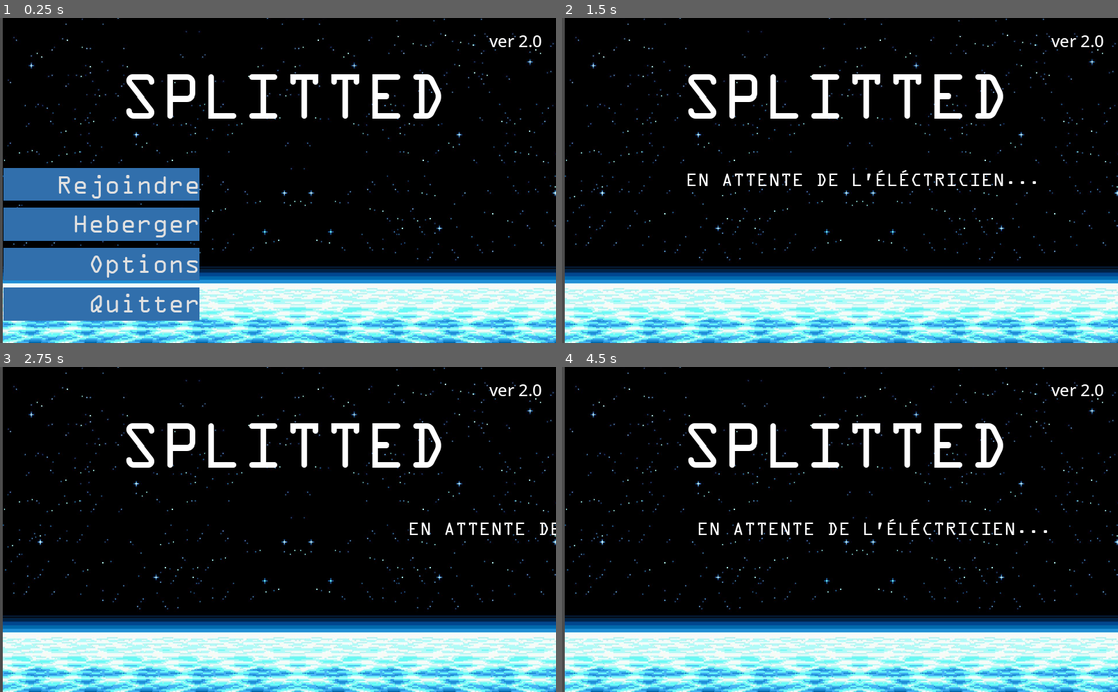
Above: before the commit, frames 1-4 (two rows, left to right).
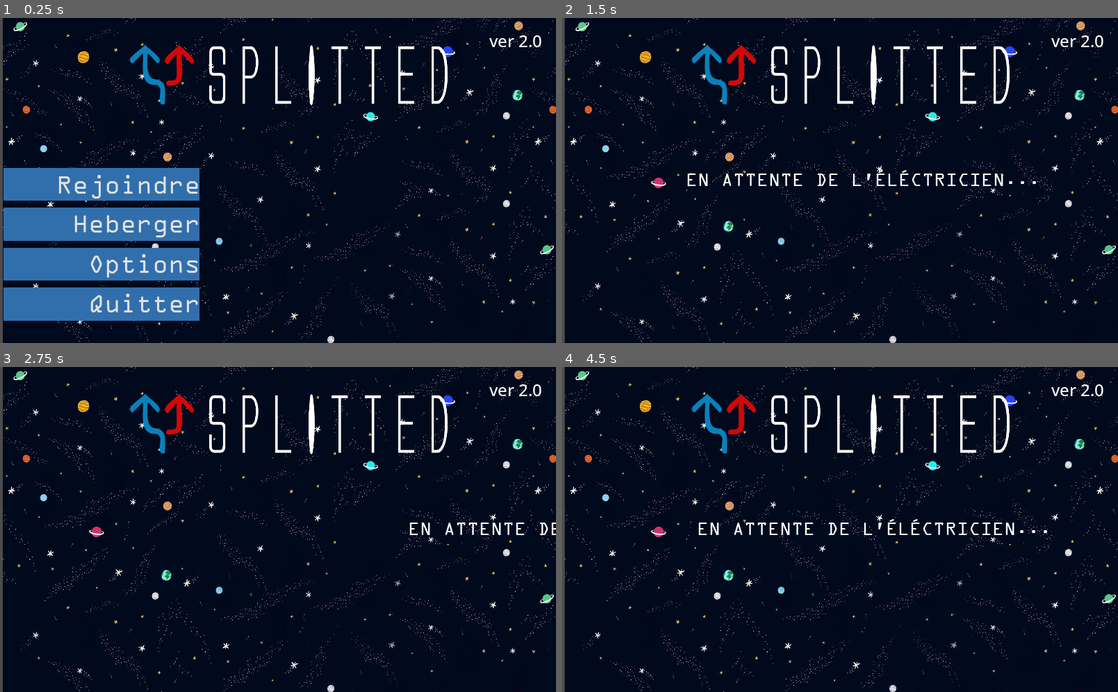
Above: after the commit, the same moments.

Repository: Savro01/Splitted
Game: Godot game, scene res://Scenes/MainMenu.tscn
Same seed, same stepped clock (60 frames per second), same inputs: the game is played once before the commit and once after it.
Inputs (mouse positions are in pixels of both pictures, inside the frame that each line leads up to):
- Up to frame 1 (0.25 s): no input
- Up to frame 2 (1.5 s): click "Heberger" at 0.5 s; move the mouse to (962, 164) at 1.27 s; hold D (move_right) from 1.28 s (still down); click (962, 164) at 1.35 s
- Up to frame 3 (2.75 s): release D (move_right) at 2 s; tap Enter at 2 s; drag from (166, 545) to (250, 594) at 2.02 s
- Up to frame 4 (4.5 s): move the mouse to (895, 458) at 2.77 s; hold D (move_right) 2.78-3.5 s; click (895, 458) at 2.85 s; tap Space at 3.5 s; drag from (812, 594) to (673, 480) at 3.52 s; move the mouse to (1006, 578) at 4.27 s; hold Left (move_left) from 4.28 s (still down); click (1006, 578) at 4.35 s

The runs differ from the first frame. In frame 1, 81% of the frame differs, in the area x 0-100%, y 0-100%; in frame 2, 93%; in frame 3, 94%; in frame 4, 93%.

Commit message:
main screen

Diff:
--- a/Scenes/MainMenu.tscn
+++ b/Scenes/MainMenu.tscn
@@ -3,7 +3,7 @@
 [ext_resource path="res://Assets/Menu/fonts/OCRAEXT.TTF" type="DynamicFontData" id=1]
 [ext_resource path="res://Assets/Buttons/btn_hover.png" type="Texture" id=2]
 [ext_resource path="res://Assets/Buttons/btn.png" type="Texture" id=3]
-[ext_resource path="res://Assets/Menu/menuBackground.jpg" type="Texture" id=4]
+[ext_resource path="res://Assets/Menu/SplittedHome_v2.png" type="Texture" id=4]
 [ext_resource path="res://Assets/Buttons/btn_pressed.png" type="Texture" id=5]
 [ext_resource path="res://Scenes/MainMenu.gd" type="Script" id=6]
 [ext_resource path="res://Assets/Menu/fonts/OpenSans-Medium.ttf" type="DynamicFontData" id=7]
@@ -183,6 +183,7 @@
 }
 
 [node name="Label" type="Label" parent="."]
+visible = false
 anchor_left = 0.5
 anchor_right = 0.5
 margin_left = -236.636
Binary file added: Assets/Menu/SplittedHome.png
Not shown, added: Assets/Menu/SplittedHome.png.import
Binary file added: Assets/Menu/SplittedHome_v2.png
Not shown, added: Assets/Menu/SplittedHome_v2.png.import
